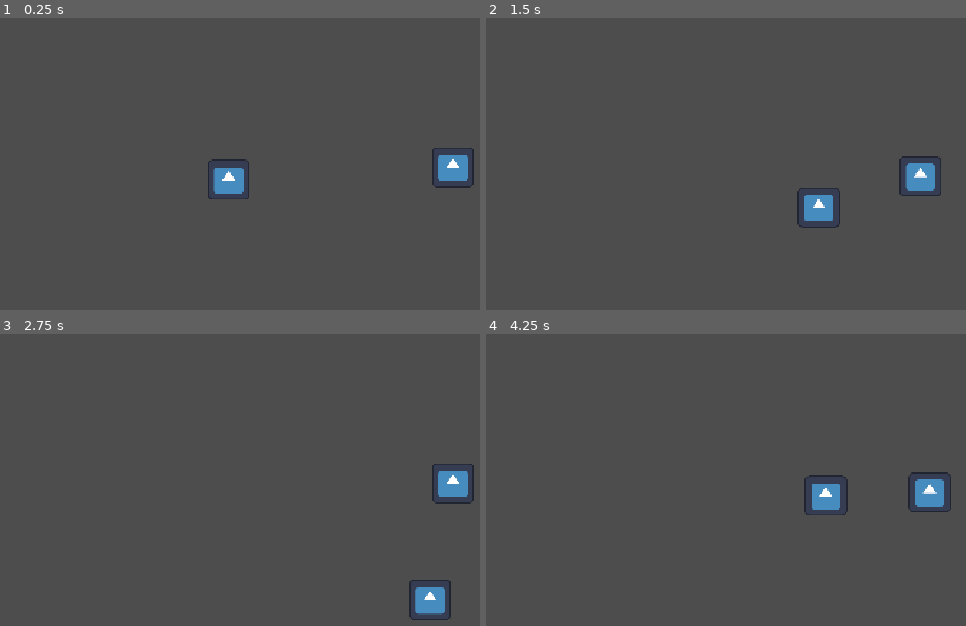
Above: before the commit, frames 1-4 (two rows, left to right).
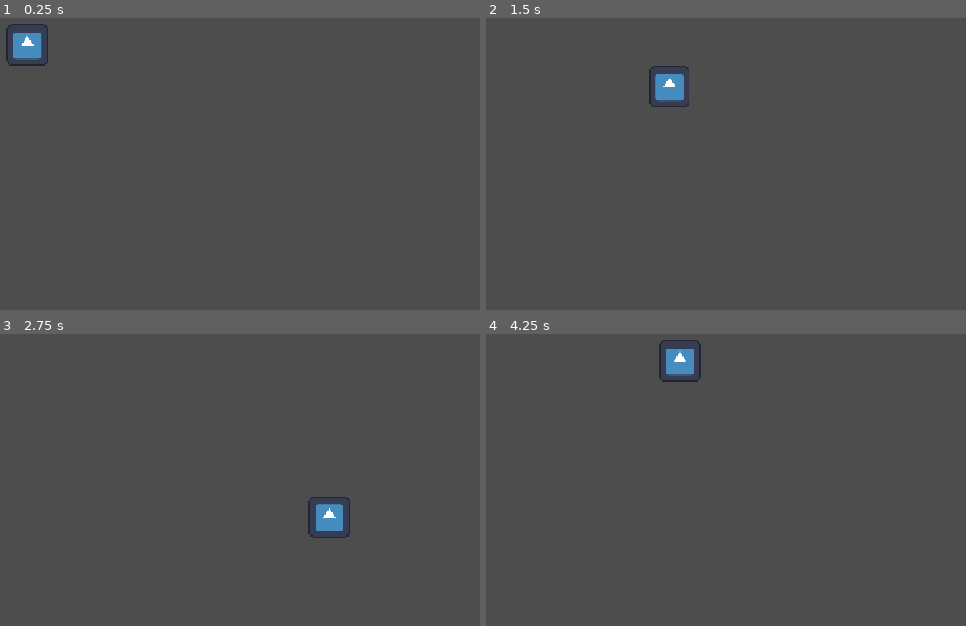
Above: after the commit, the same moments.

Repository: Aleximus7012/local-multiplayer-top-down-game
Game: Godot game, scene res://Scenes/game.tscn
Two runs of this game, one before a commit and one after it. Both use one fixed random seed, a clock stepped at 60 frames per second and the inputs below. The project has no main scene, so this scene is started directly. The engine's default icon, where the game draws it, is replaced by a stand-in: a white triangle on a blue panel in a dark square.
Inputs:
- Up to frame 1 (0.25 s): no input
- Up to frame 2 (1.5 s): tap Enter at 0.5 s; hold D (right) 0.53-1.28 s; tap Down (down2) at 0.6 s; tap Left (left2) at 0.8, 1.35 s; hold S (down) from 1.28 s (still down)
- Up to frame 3 (2.75 s): tap Right (right2) at 1.55, 2.1 s; release S (down) at 2.03 s; hold D (right) from 2.03 s (still down); tap Up (up2) at 2.3 s
- Up to frame 4 (4.25 s): release D (right) at 2.78 s; hold W (up) 2.78-3.53 s; tap Up (up2) at 2.85 s; tap Down (down2) at 3.05, 3.6 s; hold A (left) from 3.53 s (still down); tap Left (left2) at 3.8 s

The runs differ from the first frame. In frame 1, 2.2% of the frame differs, in the area x 1-99%, y 2-62%; in frame 2, 2.1%; in frame 3, 2.2%; in frame 4, 2.2%.

Commit message:
fixed multiplayer

Diff:
--- /dev/null
+++ b/Scenes/Player.tscn
@@ -0,0 +1,12 @@
+[gd_scene format=3 uid="uid://oe7wqo04fvph"]
+
+[ext_resource type="Script" uid="uid://l587mcohx85e" path="res://Scripts/player.gd" id="1_kyqiw"]
+[ext_resource type="Texture2D" uid="uid://bdlp78hkocajl" path="res://icon.svg" id="2_gntrk"]
+
+[node name="CharacterBody2D" type="CharacterBody2D" unique_id=1767614907]
+script = ExtResource("1_kyqiw")
+
+[node name="Sprite2D" type="Sprite2D" parent="." unique_id=1249581280]
+position = Vector2(1, 2)
+scale = Vector2(0.4609375, 0.4609375)
+texture = ExtResource("2_gntrk")
--- a/Scenes/game.tscn
+++ b/Scenes/game.tscn
@@ -1,23 +1,16 @@
 [gd_scene format=3 uid="uid://di4vxvwbp73fh"]
 
-[ext_resource type="Texture2D" uid="uid://bdlp78hkocajl" path="res://icon.svg" id="1_ebmjs"]
-[ext_resource type="Script" uid="uid://l587mcohx85e" path="res://Scripts/player_1.gd" id="1_qxrlw"]
-[ext_resource type="Script" uid="uid://bhcw1l6efg0xi" path="res://Scripts/player_2.gd" id="3_wrm1d"]
+[ext_resource type="Script" uid="uid://dvixgdv08g23e" path="res://Scripts/game.gd" id="1_3dryh"]
 
 [node name="Game" type="Node2D" unique_id=116915177]
+script = ExtResource("1_3dryh")
 
-[node name="player1" type="CharacterBody2D" parent="." unique_id=17849472]
-script = ExtResource("1_qxrlw")
+[node name="SpawnPoints" type="Node2D" parent="." unique_id=336325530]
 
-[node name="Sprite2D" type="Sprite2D" parent="player1" unique_id=687960313]
-position = Vector2(397, 243)
-scale = Vector2(0.4765625, 0.453125)
-texture = ExtResource("1_ebmjs")
+[node name="SpawnPoint1" type="Marker2D" parent="SpawnPoints" unique_id=717789692]
+position = Vector2(106, 47)
 
-[node name="player2" type="CharacterBody2D" parent="." unique_id=1978138009]
-script = ExtResource("3_wrm1d")
+[node name="SpawnPoint2" type="Marker2D" parent="SpawnPoints" unique_id=2034751914]
+position = Vector2(199, 47)
 
-[node name="Sprite2D" type="Sprite2D" parent="player2" unique_id=1750630271]
-position = Vector2(720, 225)
-scale = Vector2(0.4765625, 0.453125)
-texture = ExtResource("1_ebmjs")
+[node name="PlayerContainer" type="Node2D" parent="." unique_id=745089165]
--- /dev/null
+++ b/Scenes/menu.tscn
@@ -0,0 +1,33 @@
+[gd_scene format=3 uid="uid://j1dnl4a1g2lu"]
+
+[ext_resource type="Script" uid="uid://dor5sfx6cujct" path="res://Scripts/menu.gd" id="1_1rerr"]
+
+[node name="Node2D" type="Node2D" unique_id=1952263418]
+script = ExtResource("1_1rerr")
+
+[node name="ButtonManager" type="Control" parent="." unique_id=781500654]
+layout_mode = 3
+anchors_preset = 0
+offset_left = 12.0
+offset_top = -68.0
+offset_right = 52.0
+offset_bottom = -28.0
+
+[node name="Singleplayer" type="Button" parent="ButtonManager" unique_id=1451405522]
+layout_mode = 0
+offset_left = 481.0
+offset_top = 314.0
+offset_right = 671.0
+offset_bottom = 365.0
+text = "Singleplayer"
+
+[node name="Multiplayer" type="Button" parent="ButtonManager" unique_id=127963381]
+layout_mode = 0
+offset_left = 480.0
+offset_top = 375.0
+offset_right = 669.0
+offset_bottom = 428.0
+text = "Multiplayer"
+
+[connection signal="pressed" from="ButtonManager/Singleplayer" to="." method="_on_singleplayer_pressed"]
+[connection signal="pressed" from="ButtonManager/Multiplayer" to="." method="_on_multiplayer_pressed"]
--- /dev/null
+++ b/Scripts/GameManager.gd
@@ -0,0 +1,5 @@
+
+extends Node
+
+# Default to 1 for singleplayer, can be changed from a main menu
+var player_count: int = 1
--- /dev/null
+++ b/Scripts/game.gd
@@ -0,0 +1,31 @@
+# Main.gd
+extends Node2D
+
+@export var player_scene: PackedScene = preload("res://Scenes/Player.tscn")
+@onready var player_container = $PlayerContainer
+@onready var spawn_points = $SpawnPoints
+
+func _ready() -> void:
+	spawn_players()
+
+func spawn_players() -> void:
+	# Get spawn positions from your child nodes (make sure you have at least 2 Marker2D/Node3D children)
+	var spawns = spawn_points.get_children()
+
+	# Loop based on the player count from the GameManager
+	for i in range(GameManager.player_count):
+		var player = player_scene.instantiate()
+
+		# Assign a unique name or ID
+		player.name = "Player" + str(i + 1)
+
+		# Position the player if spawn points exist
+		if i < spawns.size():
+			player.global_position = spawns[i].global_position
+
+		# Add the player to the scene tree
+		player_container.add_child(player)
+
+		# Optional: Configure inputs per player (e.g., Player 1 uses WASD, Player 2 uses Arrow keys)
+		if player.has_method("set_player_index"):
+			player.set_player_index(i + 1)
--- /dev/null
+++ b/Scripts/menu.gd
@@ -0,0 +1,21 @@
+extends Node2D
+
+
+# Called when the node enters the scene tree for the first time.
+func _ready() -> void:
+	pass # Replace with function body.
+
+
+# Called every frame. 'delta' is the elapsed time since the previous frame.
+func _process(delta: float) -> void:
+	pass
+
+
+func _on_singleplayer_pressed() -> void:
+	get_tree().change_scene_to_file("res://Scenes/game.tscn")
+
+
+
+func _on_multiplayer_pressed() -> void:
+	get_tree().change_scene_to_file("res://Scenes/game.tscn")
+	GameManager.player_count = 2
--- /dev/null
+++ b/Scripts/player.gd
@@ -0,0 +1,21 @@
+# Player.gd
+extends CharacterBody2D
+
+var player_index: int = 1
+
+func set_player_index(index: int) -> void:
+	player_index = index
+
+func _physics_process(delta: float) -> void:
+	var direction := Vector2.ZERO
+
+	# Map different controls depending on whether it's Player 1 or Player 2
+	if player_index == 1:
+		direction.x = Input.get_axis("left", "right")
+		direction.y = Input.get_axis("up", "down")
+	else:
+		direction.x = Input.get_axis("left2", "right2")
+		direction.y = Input.get_axis("up2", "down2")
+
+	velocity = direction * 300.0
+	move_and_slide()
--- a/Scripts/player_1.gd
+++ /dev/null
@@ -1,13 +0,0 @@
-extends CharacterBody2D
-
-@export var speed = 200
-
-
-func get_input():
-	var input_direction = Input.get_vector("left", "right", "up", "down")
-	velocity = input_direction * speed
-
-func _physics_process(delta) -> void:
-	# Add the gravity.
-	get_input()
-	move_and_slide()
--- a/Scripts/player_2.gd
+++ /dev/null
@@ -1,13 +0,0 @@
-extends CharacterBody2D
-
-@export var speed = 200
-
-
-func get_input():
-	var input_direction = Input.get_vector("left2", "right2", "up2", "down2")
-	velocity = input_direction * speed
-
-func _physics_process(delta) -> void:
-	# Add the gravity.
-	get_input()
-	move_and_slide()
--- a/project.godot
+++ b/project.godot
@@ -13,6 +13,10 @@
 config/name="Muliplayer top down"
 config/features=PackedStringArray("4.7", "Forward Plus")
 config/icon="res://icon.svg"
+
+[autoload]
+
+GameManager="*uid://bjykj0jxqwams"
 
 [display]
 
Not shown, added: Scripts/GameManager.gd.uid
Not shown, added: Scripts/game.gd.uid
Not shown, added: Scripts/menu.gd.uid
Renamed: Scripts/player_1.gd.uid -> Scripts/player.gd.uid
Not shown, removed: Scripts/player_2.gd.uid
